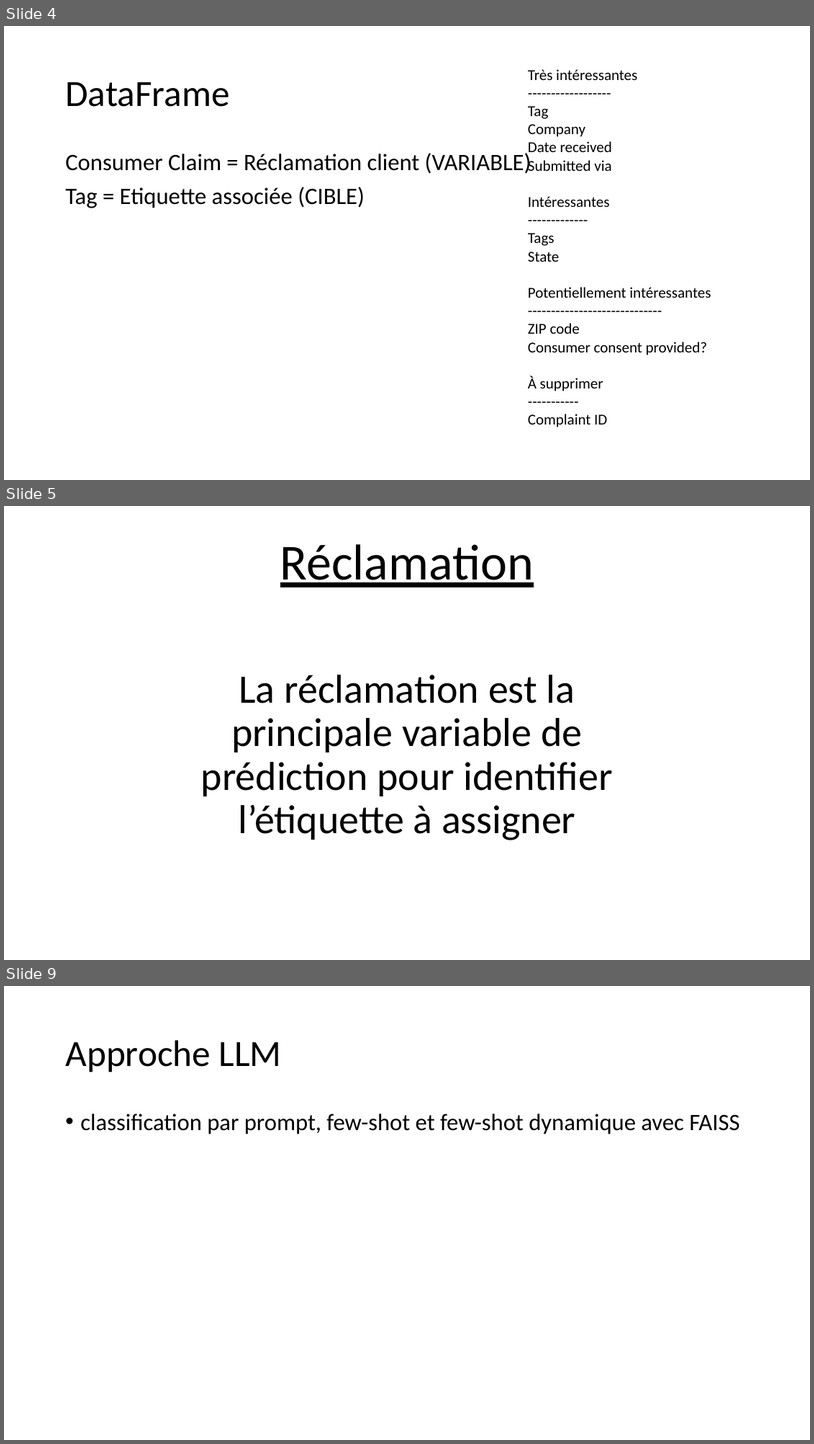
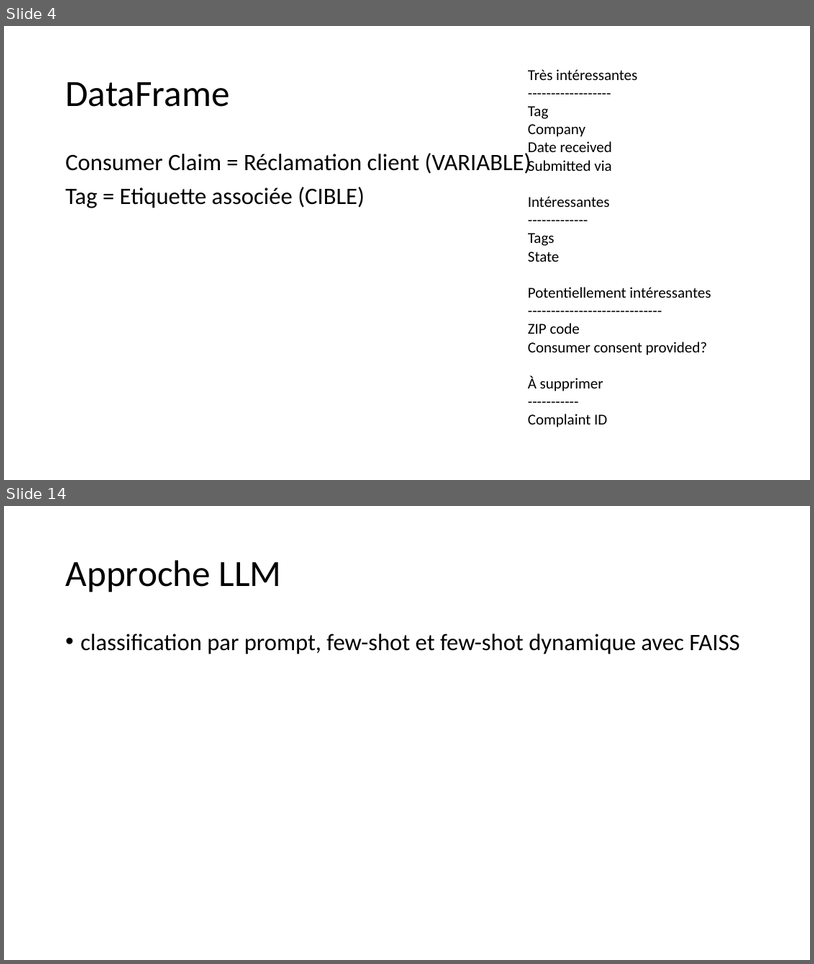
Before and after one commit to Ace4teaM/OCR-ZenAssist, a slide deck: Présentation.pptx. Shown one above the other, each under a label of ours: slides 4, 5 and 9 before the commit, slides 4 and 14 after it; the slides between them are not shown. The pictures are 814x1444 and 814x964 pixels, drawn with LibreOffice and Linux fonts; fonts in the diff are those of the drawing. Boxes give left, top, right and bottom in pixels: in the first picture for what was removed or moved away, otherwise in the second. Text is boxed around its words. In the diff, an @@ line names an element or a change of style, - is before the commit and + after.

```diff
--- a/Présentation.pptx
+++ b/Présentation.pptx
@@ slide 5 removed at box(4, 506, 810, 960), background #FFFFFF @@
@@ title removed at box(280, 544, 534, 587) @@
-Réclamation
@@ text removed at box(201, 674, 613, 840) @@
-La réclamation est la principale variable de prédiction pour identifier l’étiquette à assigner
@@ what was slide 9 is now slide 14 @@
```
Also in this commit, not shown: 3 slides changed, 11 slides added, 1 other slide removed, 6 other files.
